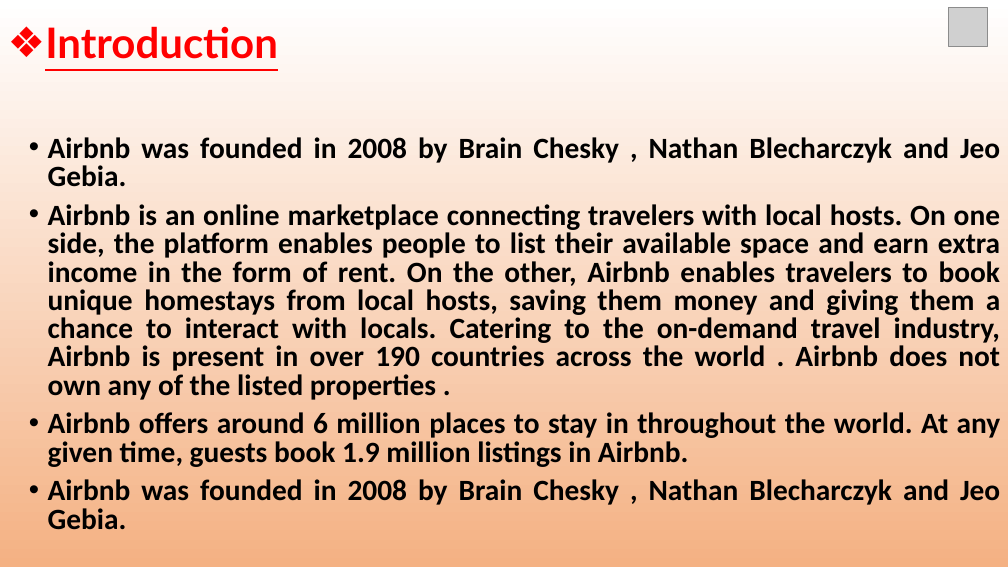
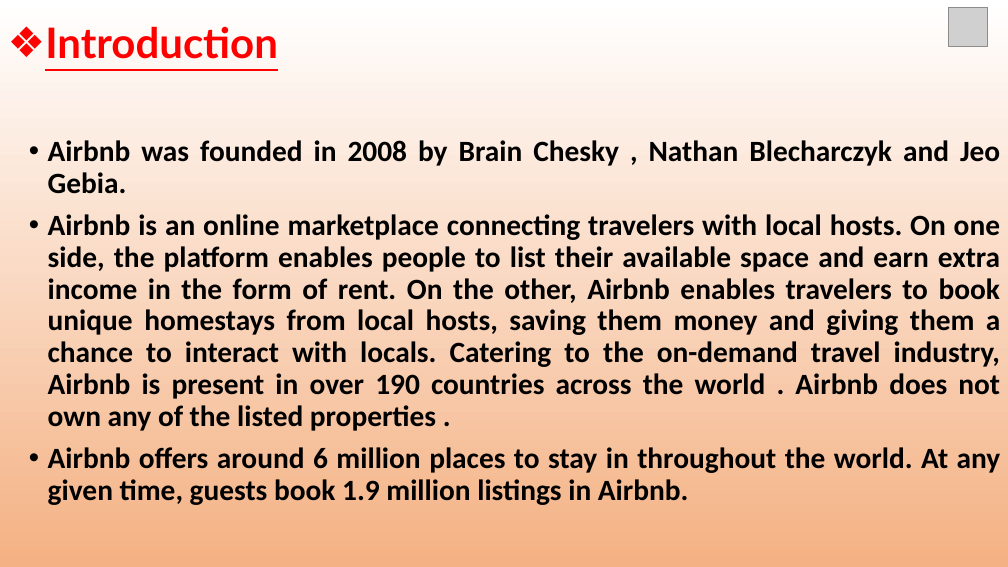
Before and after one commit to bhavikk001/airbnb-eda, a slide deck: slide 4 of Project Presentation.pptx. Drawn at 1008x567 pixels with LibreOffice and Linux fonts; fonts in the diff are those of the drawing; grey boxes stand for pictures. Boxes give left, top, right and bottom in pixels: in the first picture for what was removed or moved away, otherwise in the second. Text is boxed around its words. In the diff, an @@ line names an element or a change of style, - is before the commit and + after.

```diff
--- a/Project Presentation.pptx
+++ b/Project Presentation.pptx
@@ text "Airbnb was founded in 2008 ..." at (48, 140, 1001, 505): line spacing 0.8 to 0.9 @@
@@ text at (48, 479, 1000, 530): paragraph removed @@
-• Airbnb was founded in 2008 by Brain Chesky , Nathan Blecharczyk and Jeo Gebia.
```
Also in this commit, not shown: 26 other slides changed, 1 slide added.
